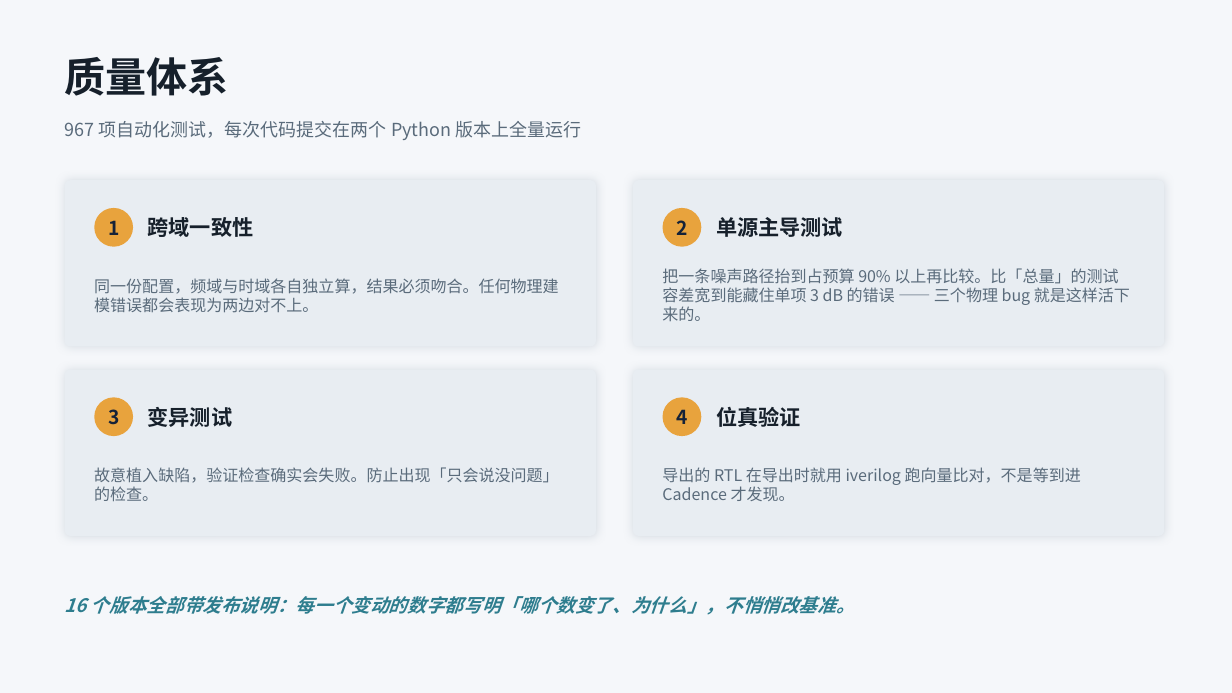
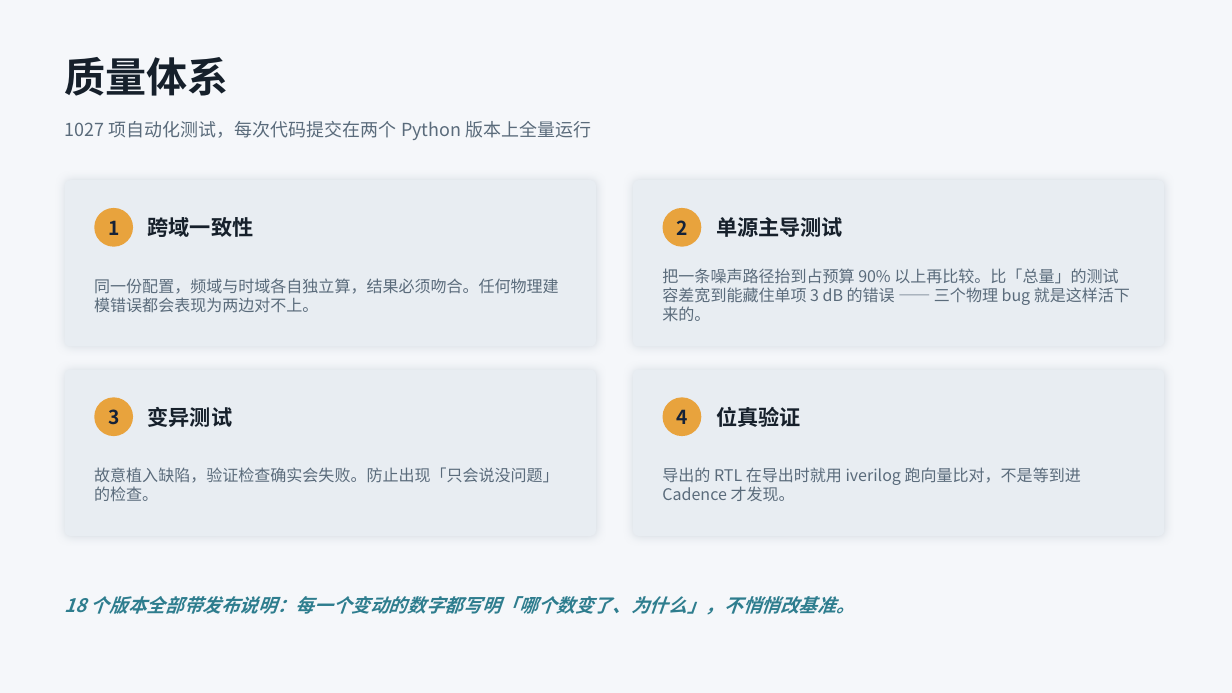
Before and after one commit to alexyudragonsword-collab/pll_simulator, a slide deck: slide 7 of docs/reports/pllsim-项目总结-v0.9.6.pptx. Drawn at 1232x693 pixels with LibreOffice and Linux fonts; fonts in the diff are those of the drawing. Boxes give left, top, right and bottom in pixels: in the first picture for what was removed or moved away, otherwise in the second. Text is boxed around its words. In the diff, an @@ line names an element or a change of style, - is before the commit and + after.

```diff
--- a/docs/reports/pllsim-项目总结-v0.9.6.pptx
+++ b/docs/reports/pllsim-项目总结-v0.9.6.pptx
@@ text at (x1=65, y1=121, x2=591, y2=140): text changed @@
-967 项自动化测试，每次代码提交在两个 Python 版本上全量运行
+1027 项自动化测试，每次代码提交在两个 Python 版本上全量运行
@@ text at (x1=65, y1=596, x2=855, y2=615): text changed @@
-16 个版本全部带发布说明：每一个变动的数字都写明「哪个数变了、为什么」，不悄悄改基准。
+18 个版本全部带发布说明：每一个变动的数字都写明「哪个数变了、为什么」，不悄悄改基准。
```
Also in this commit, not shown: 2 other slides changed, 11 other files.
